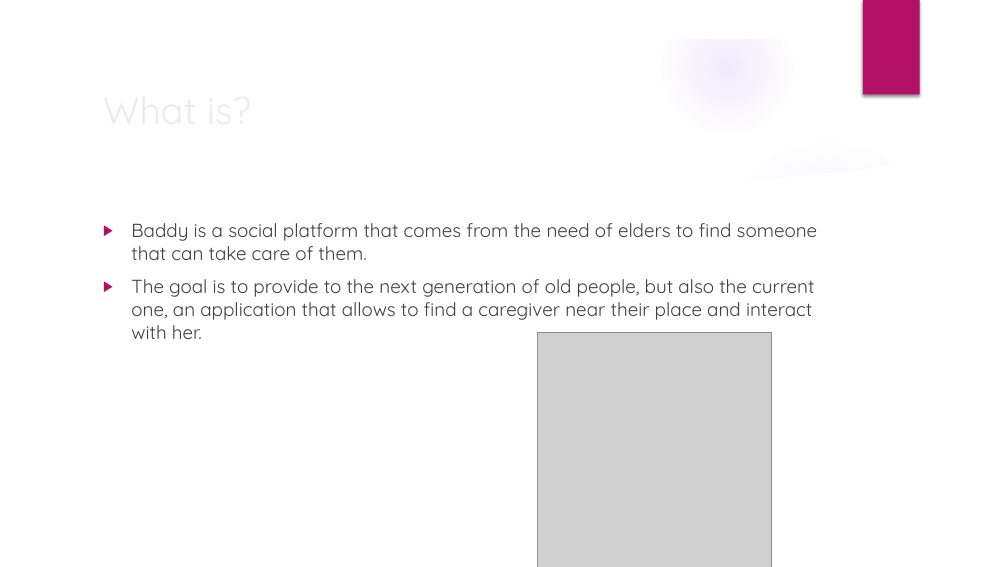
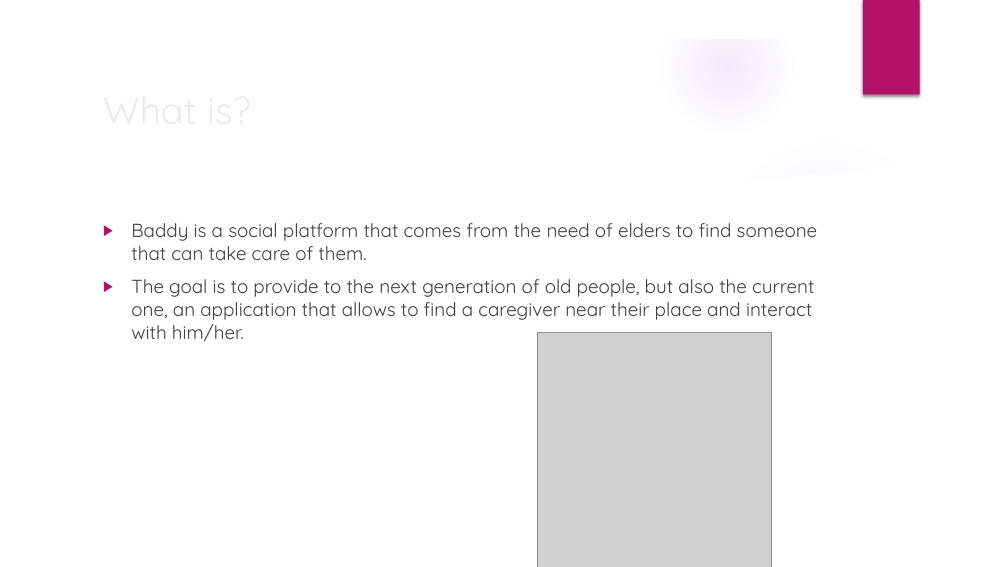
Before and after one commit to fedy97/Baddy-full-stack-app, a slide deck: slide 2 of documentation/Baddy_presentation_v3.pptx. Drawn at 1008x567 pixels with LibreOffice and Linux fonts; fonts in the diff are those of the drawing; grey boxes stand for pictures; background and template pictures are left out. Boxes give left, top, right and bottom in pixels: in the first picture for what was removed or moved away, otherwise in the second. Text is boxed around its words. In the diff, an @@ line names an element or a change of style, - is before the commit and + after.

Commit message:
fixed presentation

```diff
--- a/documentation/Baddy_presentation_v3.pptx
+++ b/documentation/Baddy_presentation_v3.pptx
@@ text at [131,279,814,342]: text changed @@
-▶ The goal is to provide to the next generation of old people, but also the current one, an application that allows to find a caregiver near their place and interact with her.
+▶ The goal is to provide to the next generation of old people, but also the current one, an application that allows to find a caregiver near their place and interact with him/her.
```
